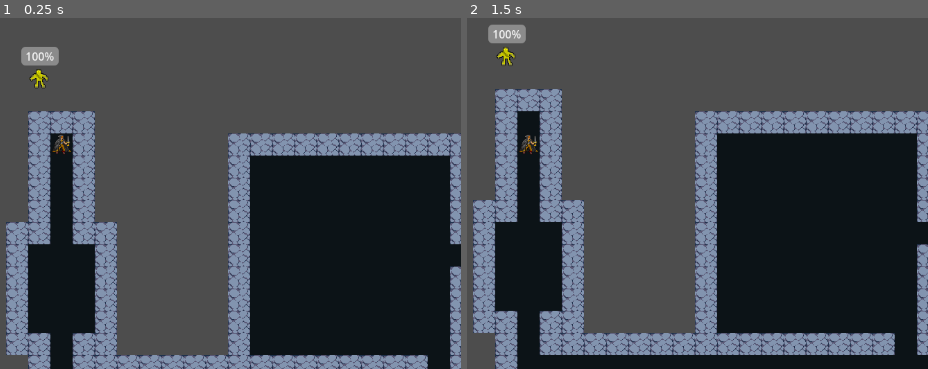
Above: before the commit, frames 1-2 (left to right).
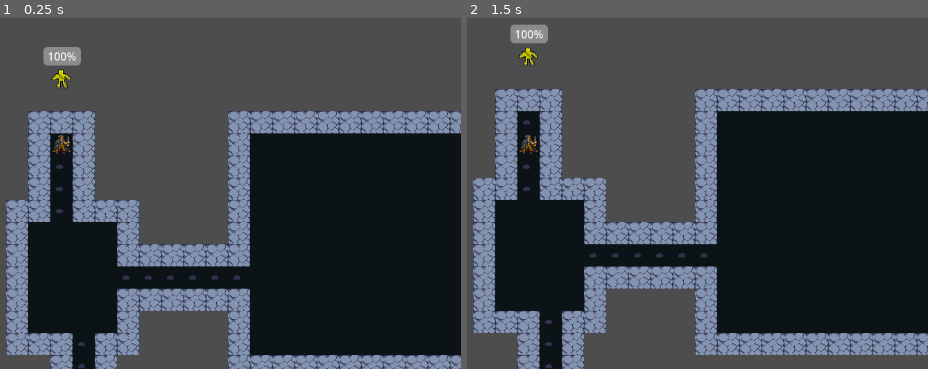
Above: after the commit, the same moments.

Repository: bertyom/Roguelike-Proj
Game: Godot game, scene res://Scene/test_map.tscn
Two runs of this game, one before a commit and one after it. Both use one fixed random seed, a clock stepped at 60 frames per second and the inputs below.
Inputs:
- Up to frame 1 (0.25 s): no input
- Up to frame 2 (1.5 s): tap Enter at 0.5 s; hold Keypad 3 (MOVE_DOWN+RIGHT) 0.53-1.28 s; tap Space at 1.25 s; hold Keypad 2 (MOVE_DOWN) from 1.28 s (still down)

The runs differ from the first frame. In frame 1, 19% of the frame differs, in the area x 1-100%, y 8-100%; in frame 2, 24%, in the area x 1-100%, y 1-100%.

Commit message:
WIP BSP algorithm with AStar

Diff:
--- /dev/null
+++ b/Scene/Class/procgen_algorithm.gd
@@ -0,0 +1,34 @@
+extends Node2D
+class_name ProcGenAlgo
+
+@export var matrix: Array = []
+@export var world_size = Vector2i()
+@export var rooms: Array = []
+
+func initialize_matrix(size_x: int, size_y: int):
+	world_size = Vector2i(size_x, size_y)
+	matrix = []
+	for x in range(size_x):
+		var column = []
+		for y in range(size_y):
+			column.append(GameMap.proc_gen.EMPTY)
+		matrix.append(column)
+
+func add_walls():
+	var temp_matrix = matrix.duplicate(true)
+	for x in range(world_size.x):
+		for y in range(world_size.y):
+			if matrix[x][y] == GameMap.proc_gen.FLOOR_ROOM or matrix[x][y] == GameMap.proc_gen.FLOOR_PATH:
+				for direction in GameMap.DIR_VECTORS.values():
+					var nx = x + direction.x
+					var ny = y + direction.y
+					if is_valid_position(nx, ny) and matrix[nx][ny] == GameMap.proc_gen.EMPTY:
+						temp_matrix[nx][ny] = GameMap.proc_gen.WALL
+	matrix = temp_matrix
+
+func is_valid_position(x: int, y: int) -> bool:
+	return x >= 0 and x < world_size.x and y >= 0 and y < world_size.y
+
+func set_matrix_cell(x: int, y: int, value: int):
+	if is_valid_position(x, y):
+		matrix[x][y] = value
--- a/Scene/Singleton/GameMap.gd
+++ b/Scene/Singleton/GameMap.gd
@@ -12,7 +12,7 @@
 	"MOVE_DOWN+RIGHT": Vector2i(1, 1),
 }
 
-@onready var proc_gen: Node = $ProcGen
+@onready var proc_gen: Node2D = $ProcGen
 
 var current_tilemap_node: Node2D: set = set_tilemap
 var current_player_node
--- a/Scene/Singleton/ProcGen/BSP.gd
+++ b/Scene/Singleton/ProcGen/BSP.gd
@@ -1,72 +1,109 @@
-extends Node2D
+extends ProcGenAlgo
 
 var root_node: Branch
-var world_size = Vector2i(80, 80)
 var paths: Array = []
-@export var matrix: Array = []
-var tilemap
+var astar: AStar2D
 
-const EMPTY = 0
-const FLOOR = 1
-const WALL = 2
 
 func start():
 	var rng = RandomNumberGenerator.new()
-	root_node = Branch.new(Vector2i(0,0), world_size)
+	root_node = Branch.new(Vector2i(0,0), Vector2i(80,80))
 	root_node.split(4, paths)
 	return generate()
 
 func generate():
-	initialize_matrix()
+	initialize_matrix(80,80) #inherited from ProcGenAlgo
 	add_rooms()
+	create_astar_graph()
 	add_paths()
-	add_walls()
+	add_walls() #inherited from ProcGenAlgo
 	return matrix
-
-func initialize_matrix():
-	matrix = []
-	for x in range(world_size.x):
-		var column = []
-		for y in range(world_size.y):
-			column.append(EMPTY)
-		matrix.append(column)
 
 func add_rooms():
 	var rng = RandomNumberGenerator.new()
 	for leaf in root_node.get_leaves():
-		var padding = Vector4i(rng.randi_range(2,3),rng.randi_range(2,3),rng.randi_range(2,3),rng.randi_range(2,3))
-		for x in range(leaf.size.x):
-			for y in range(leaf.size.y):
-				if not is_inside_padding(x,y, leaf, padding):
-					set_matrix_cell(x + leaf.position.x, y + leaf.position.y, FLOOR)
+		var padding = Vector4i(rng.randi_range(2, 3), rng.randi_range(2, 3), rng.randi_range(2, 3), rng.randi_range(2, 3))
+		var room = {
+			"position": Vector2i(leaf.position.x + padding.x, leaf.position.y + padding.y),
+			"size": Vector2i(leaf.size.x - padding.x - padding.z, leaf.size.y - padding.y - padding.w)
+		}
+		rooms.append(room)
+		for x in range(room.size.x):
+			for y in range(room.size.y):
+				set_matrix_cell(room.position.x + x, room.position.y + y, GameMap.proc_gen.FLOOR_ROOM)
 
 func add_paths():
-	for path in paths:
-		if path['left'].y == path['right'].y:
-			for i in range(path['right'].x - path['left'].x):
-				set_matrix_cell(path['left'].x + i, path['left'].y, FLOOR)
-		else:
-			for i in range(path['right'].y - path['left'].y):
-				set_matrix_cell(path['left'].x, path['left'].y + i, FLOOR)
+	var room_centers = []
+	for room in rooms:
+		room_centers.append(Vector2(room.position.x + room.size.x / 2, room.position.y + room.size.y / 2))
 
-func add_walls():
-	var temp_matrix = matrix.duplicate(true)
+	var mst = get_minimum_spanning_tree(room_centers)
+	for edge in mst:
+		var start = room_centers[edge[0]]
+		var end = room_centers[edge[1]]
+		var path = astar.get_point_path(astar.get_closest_point(start), astar.get_closest_point(end))
+		for point in path:
+			if matrix[point.x][point.y] != GameMap.proc_gen.FLOOR_ROOM:
+				set_matrix_cell(int(point.x), int(point.y), GameMap.proc_gen.FLOOR_PATH)
+
+func create_astar_graph():
+	astar = AStar2D.new()
 	for x in range(world_size.x):
 		for y in range(world_size.y):
-			if matrix[x][y] == FLOOR:
-				for direction in GameMap.DIR_VECTORS.values():
-					var nx = x + direction.x
-					var ny = y + direction.y
-					if is_valid_position(nx, ny) and matrix[nx][ny] == EMPTY:
-						temp_matrix[nx][ny] = WALL
-	matrix = temp_matrix
+			if matrix[x][y] == GameMap.proc_gen.FLOOR_ROOM or matrix[x][y] == GameMap.proc_gen.EMPTY:
+				var point_id = astar.get_available_point_id()
+				astar.add_point(point_id, Vector2(x, y))
 
-func is_valid_position(x: int, y: int) -> bool:
-	return x >= 0 and x < world_size.x and y >= 0 and y < world_size.y
+				# Connect to left and top neighbors
+				for dx in [-1, 0]:
+					for dy in [-1, 0]:
+						if dx == 0 and dy == 0:
+							continue
+						var nx = x + dx
+						var ny = y + dy
+						if nx >= 0 and ny >= 0 and (matrix[nx][ny] == GameMap.proc_gen.FLOOR_ROOM or matrix[nx][ny] == GameMap.proc_gen.EMPTY):
+							var neighbor_id = astar.get_closest_point(Vector2(nx, ny))
+							if not astar.are_points_connected(point_id, neighbor_id):
+								astar.connect_points(point_id, neighbor_id)
 
-func set_matrix_cell(x: int, y: int, value: int):
-	if is_valid_position(x, y):
-		matrix[x][y] = value
+func get_minimum_spanning_tree(points):
+	var edges = []
+	for i in range(points.size()):
+		for j in range(i + 1, points.size()):
+			var dist = points[i].distance_to(points[j])
+			edges.append([i, j, dist])
+
+	edges.sort_custom(func(a, b): return a[2] < b[2])
+
+	var mst = []
+	var disjoint_set = DisjointSet.new(points.size())
+
+	for edge in edges:
+		if disjoint_set.find(edge[0]) != disjoint_set.find(edge[1]):
+			mst.append(edge)
+			disjoint_set.union(edge[0], edge[1])
+	#print(mst)
+	return mst
+
 
 func is_inside_padding(x, y, leaf, padding):
 	return x <= padding.x or y <= padding.y or x >= leaf.size.x - padding.z or y >= leaf.size.y - padding.w
+
+class DisjointSet:
+	var parent: Array
+
+	func _init(size: int):
+		parent = []
+		for i in range(size):
+			parent.append(i)
+
+	func find(x: int) -> int:
+		if parent[x] != x:
+			parent[x] = find(parent[x])
+		return parent[x]
+
+	func union(x: int, y: int):
+		var root_x = find(x)
+		var root_y = find(y)
+		if root_x != root_y:
+			parent[root_y] = root_x
--- a/Scene/Singleton/ProcGen/ProcGen.gd
+++ b/Scene/Singleton/ProcGen/ProcGen.gd
@@ -4,8 +4,9 @@
 var tilemap: TileMapLayer
 
 const EMPTY = 0
-const FLOOR = 1
-const WALL = 2
+const FLOOR_ROOM = 1
+const FLOOR_PATH = 2
+const WALL = 3
 
 func _on_game_map_tilemap_loaded() -> void:
 	tilemap = GameMap.current_tilemap_node.get_node("Floor")
@@ -19,7 +20,9 @@
 	for x in range(len(matrix)):
 		for y in range(len(matrix[x])):
 			match matrix[x][y]:
-				FLOOR:
+				FLOOR_ROOM:
 					tilemap.set_cell(Vector2i(x, y), 0, Vector2i(0, 1))
+				FLOOR_PATH:
+					tilemap.set_cell(Vector2i(x, y), 0, Vector2i(1, 1))
 				WALL:
 					tilemap.set_cell(Vector2i(x, y), 0, Vector2i(0, 0))
--- a/Scene/tilemap.tscn
+++ b/Scene/tilemap.tscn
@@ -1,9 +1,15 @@
-[gd_scene load_steps=6 format=4 uid="uid://1pmbacqrr23f"]
+[gd_scene load_steps=7 format=4 uid="uid://1pmbacqrr23f"]
 
 [ext_resource type="Script" path="res://Scene/tilemap.gd" id="1_hv0kt"]
 [ext_resource type="Texture2D" uid="uid://30itdlpsnmbf" path="res://Image/Tilemap/test_floor+wall.png" id="2_m6vg4"]
 
 [sub_resource type="NavigationPolygon" id="NavigationPolygon_2lip2"]
+vertices = PackedVector2Array(16, 16, -16, 16, -16, -16, 16, -16)
+polygons = Array[PackedInt32Array]([PackedInt32Array(0, 1, 2, 3)])
+outlines = Array[PackedVector2Array]([PackedVector2Array(-16, -16, 16, -16, 16, 16, -16, 16)])
+agent_radius = 0.0
+
+[sub_resource type="NavigationPolygon" id="NavigationPolygon_1g421"]
 vertices = PackedVector2Array(16, 16, -16, 16, -16, -16, 16, -16)
 polygons = Array[PackedInt32Array]([PackedInt32Array(0, 1, 2, 3)])
 outlines = Array[PackedVector2Array]([PackedVector2Array(-16, -16, 16, -16, 16, 16, -16, 16)])
@@ -22,6 +28,7 @@
 1:0/0/physics_layer_0/polygon_0/points = PackedVector2Array(-16, -16, 16, -16, 16, 16, -16, 16)
 1:1/next_alternative_id = 3
 1:1/0 = 0
+1:1/0/navigation_layer_0/polygon = SubResource("NavigationPolygon_1g421")
 1:1/2 = 2
 2:1/next_alternative_id = 2
 2:1/0 = 0
